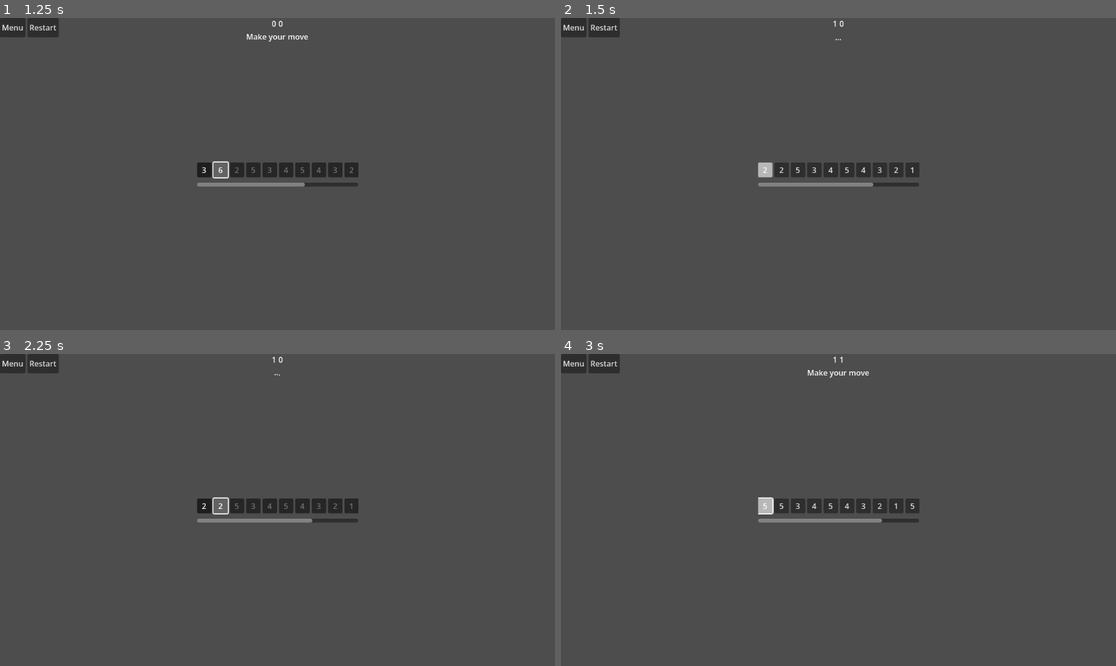
Above: before the commit, frames 1-4 (two rows, left to right).
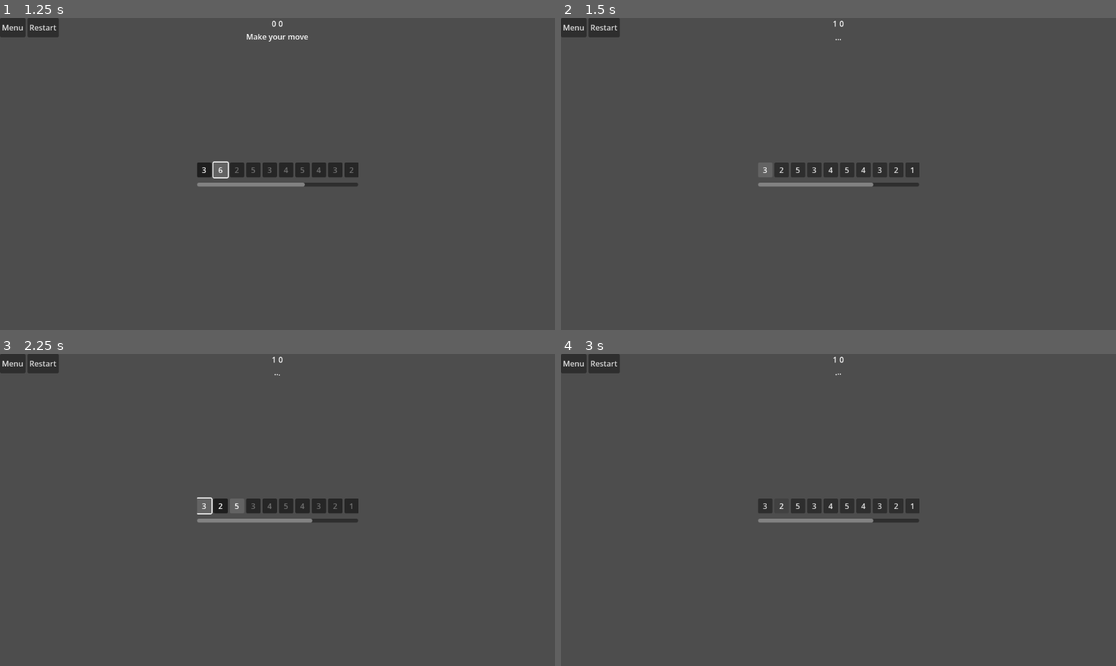
Above: after the commit, the same moments.

Repository: EriksErcums/MI_Pirmais_Praktiskais_Darbs_L2
Game: Godot game, scene res://Game/GameLoop.tscn
Same seed, same stepped clock (60 frames per second), same inputs: the game is played once before the commit and once after it.
Inputs:
- Up to frame 1 (1.25 s): click "3" at 0.5 s
- Up to frame 2 (1.5 s): click "6" at 1.25 s
- Up to frame 3 (2.25 s): click "2" at 2 s
- Up to frame 4 (3 s): click "2" at 2.75 s

Frame 1 is identical in both runs. In frame 2, 0.1% of the frame differs, in the area x 35-39%, y 46-52%; in frame 3, 0.4%, in the area x 35-45%, y 45-52%; in frame 4, 0.4%.

Commit message:
Fixed bug with merging buttons

Diff:
--- a/Common/State.gd
+++ b/Common/State.gd
@@ -5,21 +5,21 @@
 var p2_score: int = 0
 
 # Use this for simulating turns
-func process_turn(_state: State, pos1: int, pos2: int, _turn: bool) -> void:
+func process_turn(pos1: int, pos2: int, turn: bool) -> void:
 	# Player erased last cell
 	if pos1 == -1 && pos2 == -1:
-		if _turn: _state.p1_score -= 1
-		else: _state.p2_score -= 1
-		_state.nums.clear()
+		if turn: p1_score -= 1
+		else: p2_score -= 1
+		nums.clear()
 		return
 
 	# Player merged 2 cells into 1
-	var sum: int = _state.nums[pos1] + _state.nums[pos2]
+	var sum: int = nums[pos1] + nums[pos2]
 	var score: int = 2 if sum == 7 else 1
 
-	if sum > 6: _state.nums[pos1] = sum - 6
-	else: _state.nums[pos1] = sum
-	_state.nums.remove_at(pos2)
+	if sum > 6: nums[pos1] = sum - 6
+	else: nums[pos1] = sum
+	nums.remove_at(pos2)
 
-	if _turn: _state.p2_score += score
-	else: _state.p1_score += score
+	if turn: p2_score += score
+	else: p1_score += score
--- a/Game/GameLoop.gd
+++ b/Game/GameLoop.gd
@@ -118,34 +118,33 @@
 		return
 
 	# Selecting second cell // move
-	_pop_cells(cell, cur_cell)
+	_pop_cells(cur_cell, cell)
 	cur_cell = null
 
 # Use this to finish bot's turn with 1 cell
 func _pop_cell() -> void:
-	state.process_turn(state, -1, -1, turn)
+	state.process_turn(-1, -1, turn)
 	finish_game()
 
 # Use this for finishing bot's move
 func _pop_cells(cell1: Cell, cell2: Cell) -> void:
 	# Process & clean
-	state.process_turn(state, cell1.id, cell2.id, turn)
+	state.process_turn(cell1.id, cell2.id, turn)
 	cells.remove_at(cell2.id)
 	cell2.queue_free()
 
 	# Update visually
-	var cap_id: int = min(cell1.id, cells.size()-1)
-	cell1.text = str(state.nums[cap_id])
-	cell1.button_pressed = false
 	for i: int in cells.size():
 		var c: Cell = cells[i]
 		c.id = i
 		c.modulate = Color.WHITE
+	cell1.text = str(state.nums[cell1.id])
+	cell1.button_pressed = false
 	cell1.modulate = COLOR_SHINE
 
 	# Rebind neighbors
 	var left_id: int = cell1.id-1
-	if left_id > 0:
+	if left_id > -1:
 		cells[left_id].right = cell1
 		cell1.left = cells[left_id]
 	var right_id: int = cell1.id+1
